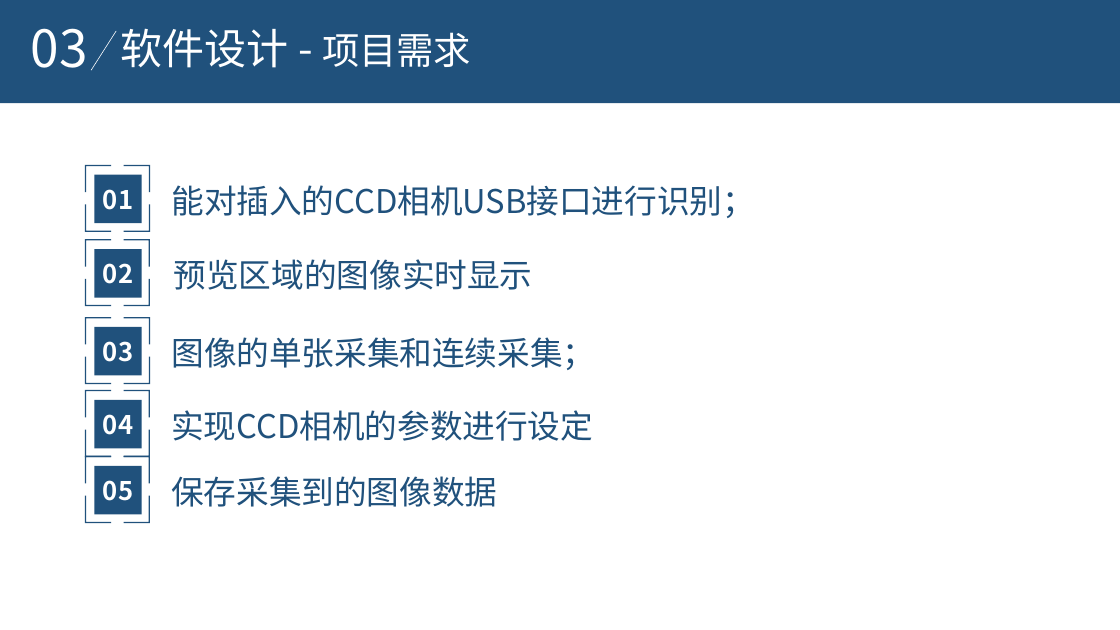
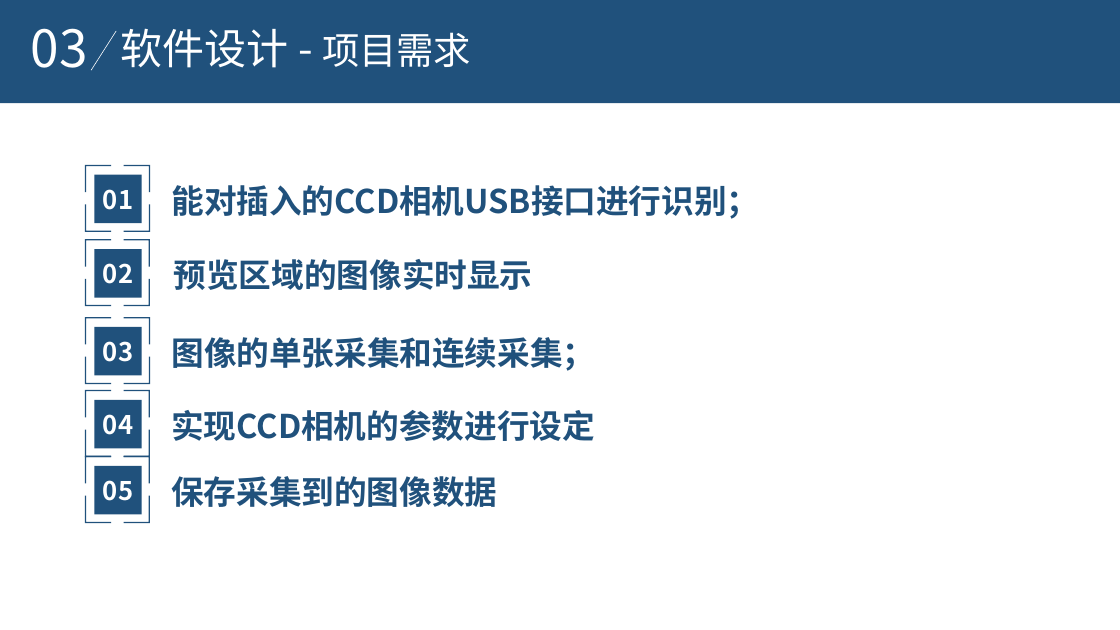
Before and after one commit to aihes/PylonCamera, a slide deck: slide 5 of paper/激光散斑系统CCD相机数据采集控制软件设计.ppt. Drawn at 1120x630 pixels with LibreOffice and Linux fonts; fonts in the diff are those of the drawing; background and template pictures are left out. Boxes give left, top, right and bottom in pixels: in the first picture for what was removed or moved away, otherwise in the second. Text is boxed around its words. In the diff, an @@ line names an element or a change of style, - is before the commit and + after.

```diff
--- a/paper/激光散斑系统CCD相机数据采集控制软件设计.ppt
+++ b/paper/激光散斑系统CCD相机数据采集控制软件设计.ppt
@@ bold on in 5 elements at (174, 259, 533, 290), (171, 337, 595, 371), (171, 410, 595, 441), (171, 476, 497, 507), (171, 185, 759, 219) @@
```
Also in this commit, not shown: 10 other slides changed.
